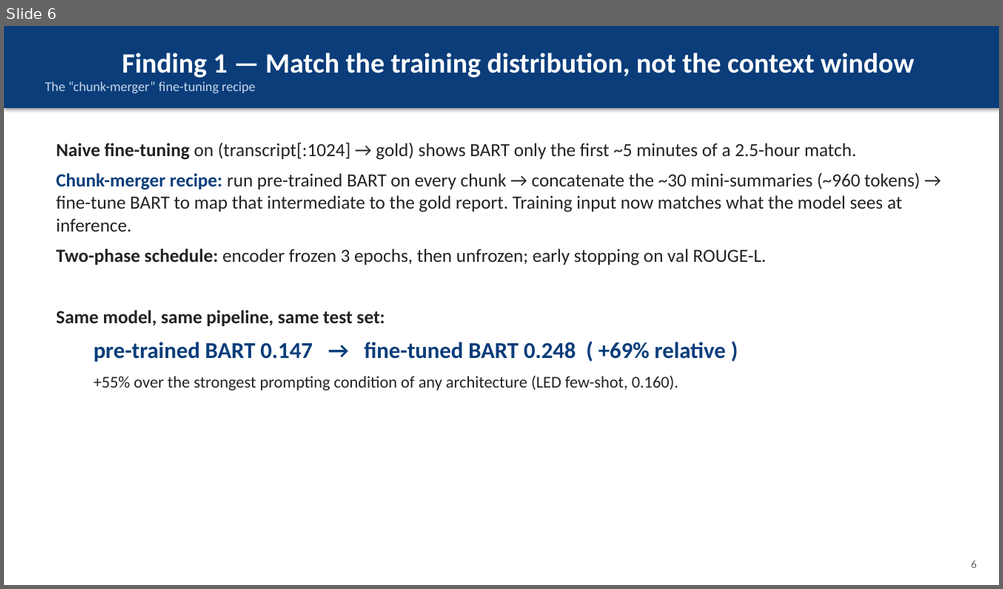
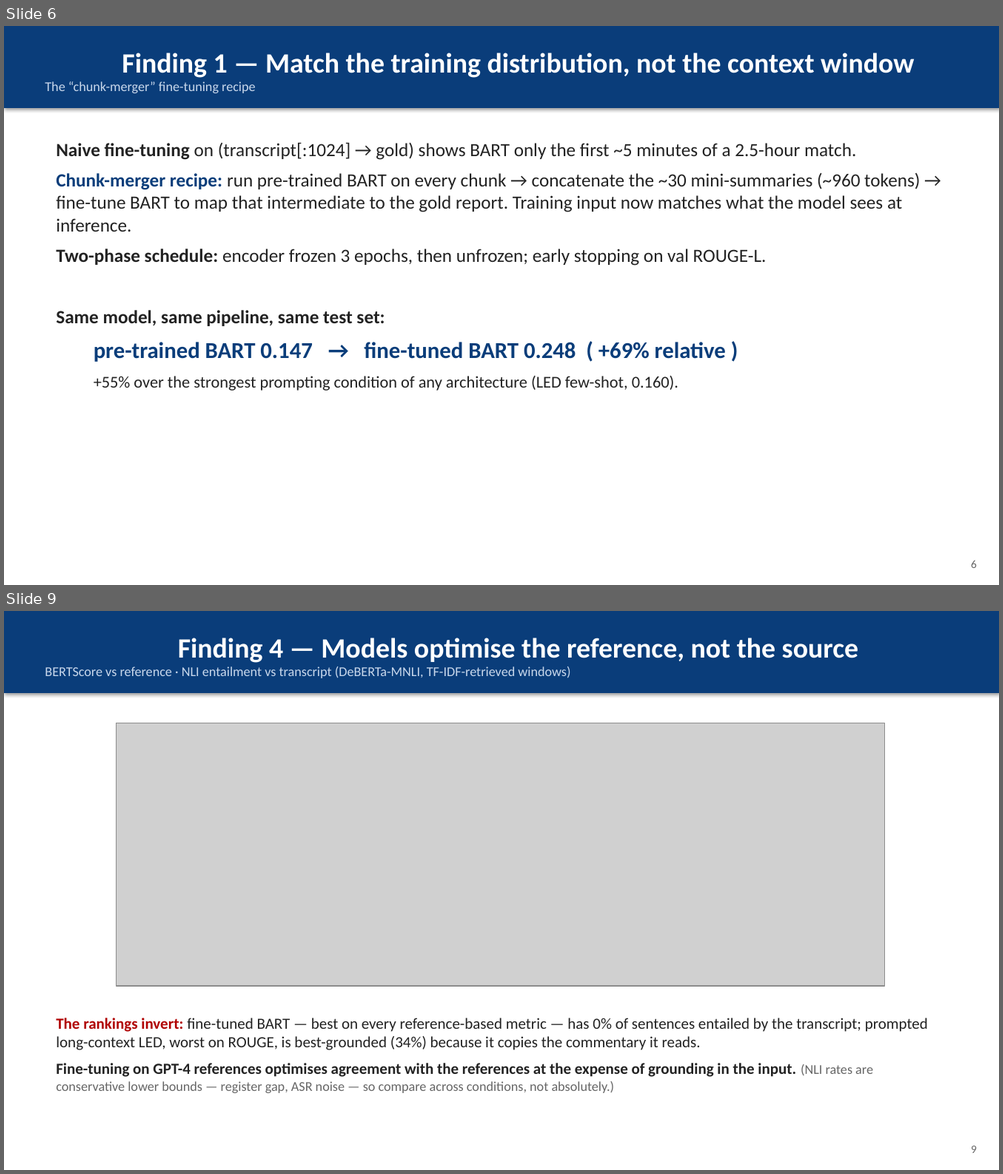
Before and after one commit to christiandalfarra/ANLP_Project, a slide deck: report/slides/ANLP_slides.pptx. Shown one above the other, each under a label of ours: slide 6 before the commit, slides 6 and 9 after it; the slides between them are not shown. The pictures are 1003x589 and 1003x1174 pixels, drawn with LibreOffice and Linux fonts; fonts in the diff are those of the drawing; grey boxes stand for pictures. Boxes give left, top, right and bottom in pixels: in the first picture for what was removed or moved away, otherwise in the second. Text is boxed around its words. In the diff, an @@ line names an element or a change of style, - is before the commit and + after.

```diff
--- a/report/slides/ANLP_slides.pptx
+++ b/report/slides/ANLP_slides.pptx
@@ slide 9 added at (x1=4, y1=611, x2=999, y2=1170), background #FFFFFF @@
@@ rectangle added at (x1=4, y1=611, x2=999, y2=693), fill #0A3D7A, 13 pt, text #C9D8EC @@
+Finding 4 — Models optimise the reference, not the source
+BERTScore vs reference · NLI entailment vs transcript (DeBERTa-MNLI, TF-IDF-retrieved windows)
@@ picture added at (x1=116, y1=723, x2=885, y2=986) @@
@@ text added at (x1=56, y1=1018, x2=928, y2=1093), 15 pt, text #222222 @@
+The rankings invert: fine-tuned BART — best on every reference-based metric — has 0% of sentences entailed by the transcript; prompted long-context LED, worst on ROUGE, is best-grounded (34%) because it copies the commentary it reads.
+Fine-tuning on GPT-4 references optimises agreement with the references at the expense of grounding in the input. (NLI rates are conservative lower bounds — register gap, ASR noise — so compare across conditions, not absolutely.)
@@ text added at (x1=970, y1=1146, x2=976, y2=1153), 11 pt, text #666666 @@
+9
```
Also in this commit, not shown: 5 slides changed, 4 other files.
